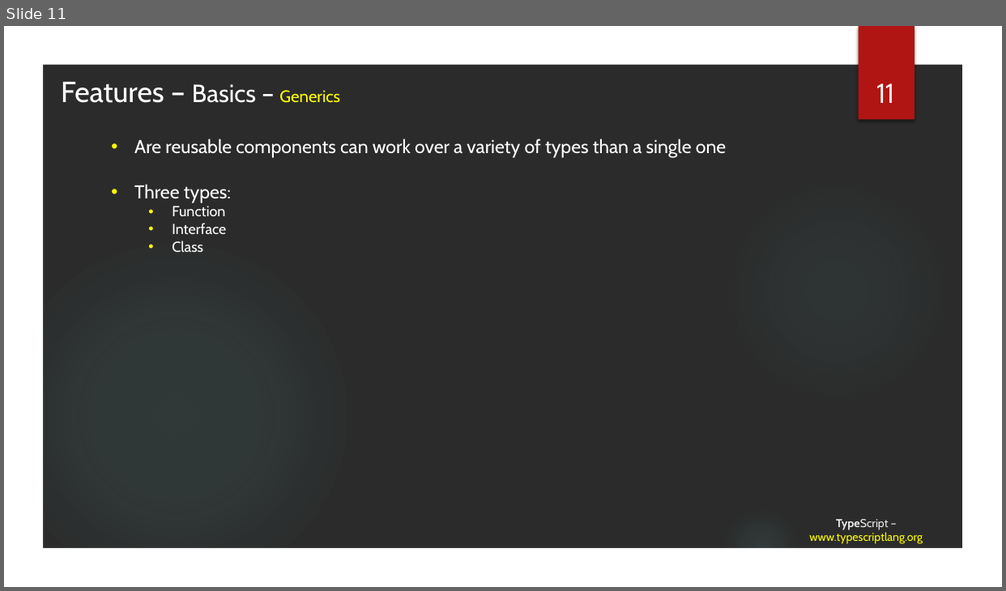
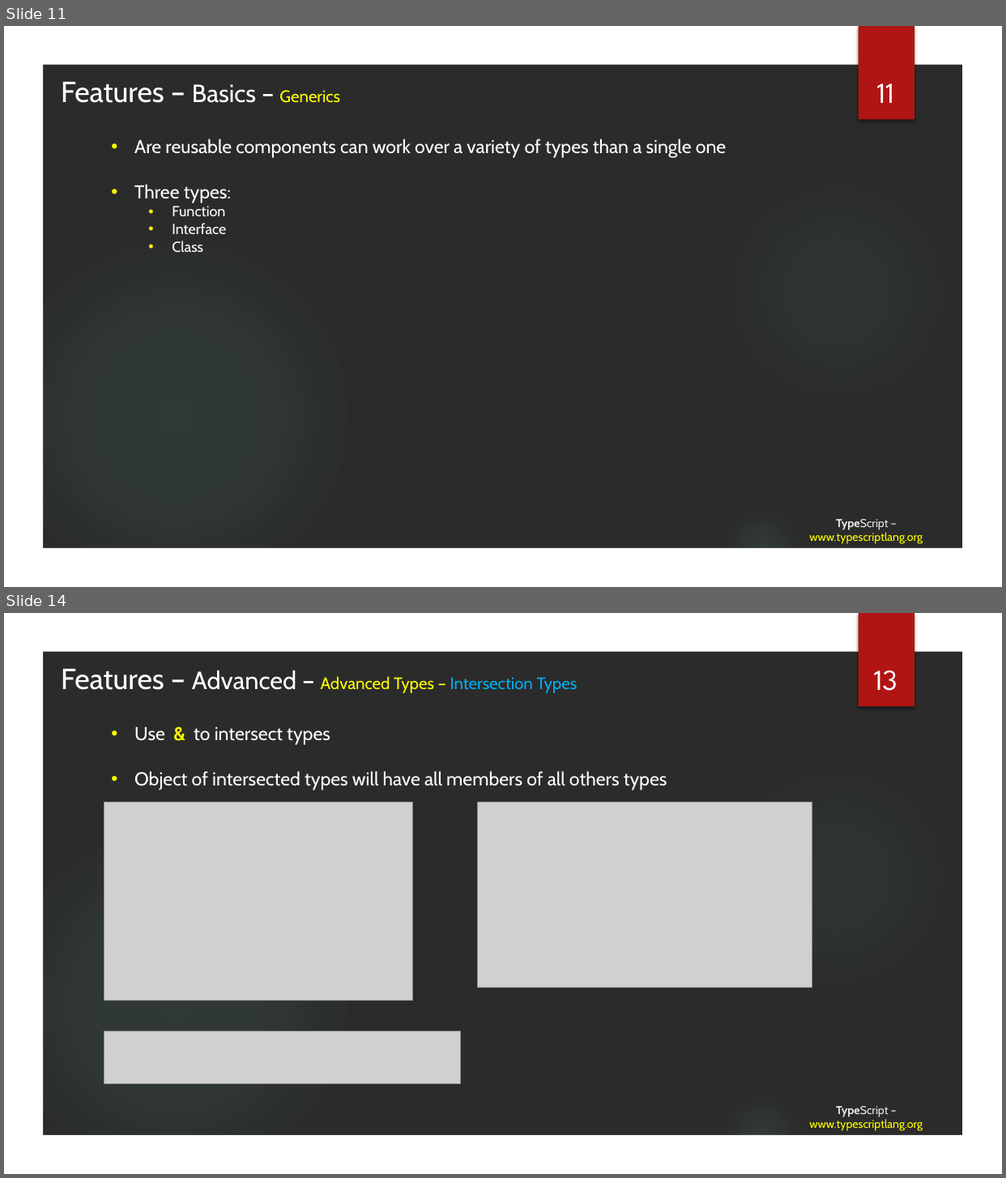
Before and after one commit to tainhx/SSFE, a slide deck: TypeScript.pptx. Shown one above the other, each under a label of ours: slide 11 before the commit, slides 11 and 14 after it; the slides between them are not shown. The pictures are 1006x591 and 1006x1178 pixels, drawn with LibreOffice and Linux fonts; fonts in the diff are those of the drawing; grey boxes stand for pictures; background and template pictures are left out; a plain dark background stands for a picture behind light text. Boxes give left, top, right and bottom in pixels: in the first picture for what was removed or moved away, otherwise in the second. Text is boxed around its words. In the diff, an @@ line names an element or a change of style, - is before the commit and + after.

```diff
--- a/TypeScript.pptx
+++ b/TypeScript.pptx
@@ slide 14 added at (x1=4, y1=613, x2=1002, y2=1174), background picture (left out); not listed: 5 template elements that a slide beside it also shows @@
@@ text added at (x1=61, y1=669, x2=577, y2=693), 16 pt, text #FFFFFF @@
+Features – Advanced – Advanced Types – Intersection Types
@@ text added at (x1=874, y1=671, x2=897, y2=691), 28 pt, text #FFFFFF @@
+13
@@ text added at (x1=134, y1=727, x2=667, y2=790), 18 pt, text #FFFFFF @@
+• Use & to intersect types
+• Object of intersected types will have all members of all others types
@@ picture added at (x1=104, y1=803, x2=412, y2=1001) @@
@@ picture added at (x1=477, y1=803, x2=812, y2=988) @@
@@ picture added at (x1=104, y1=1032, x2=460, y2=1084) @@
@@ title added at (x1=809, y1=1106, x2=923, y2=1131), 11 pt, text #FFFF00 @@
+TypeScript – www.typescriptlang.org
```
Also in this commit, not shown: 5 slides changed, 11 other slides added, 17 other files.
